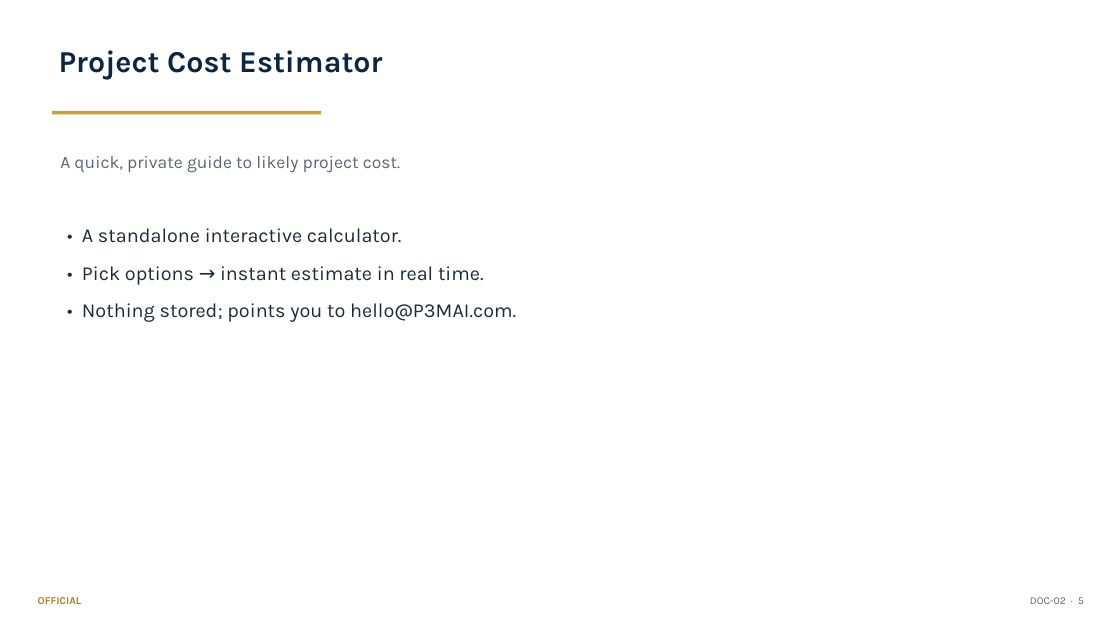
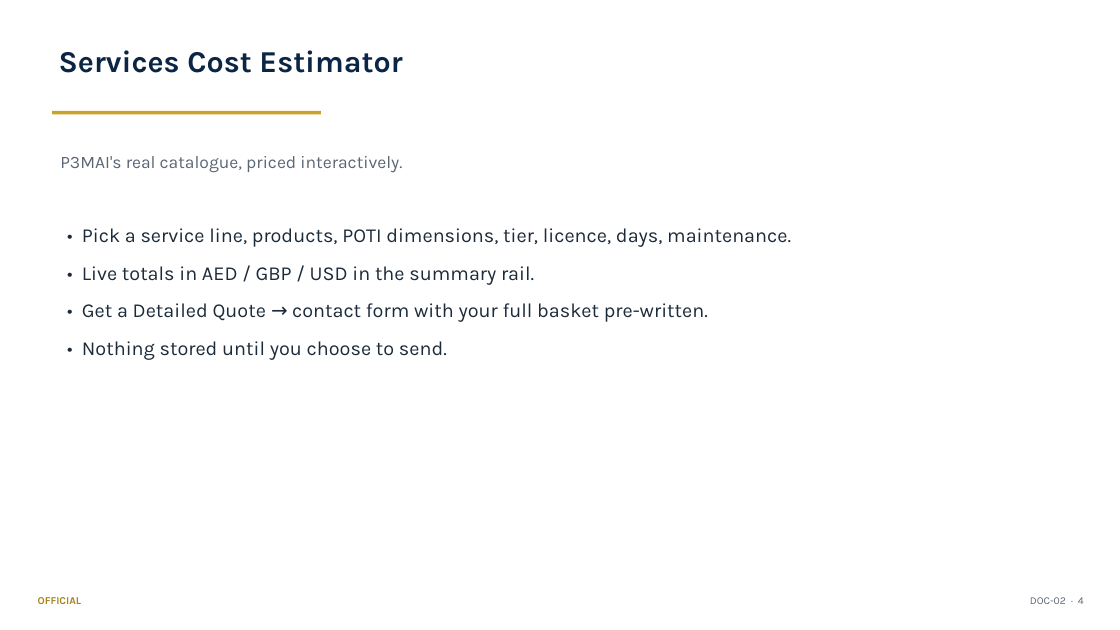
Before and after one commit to DRC63/p3mai-website, a slide deck: slide 4 of docs/02_User_Manual_Summary.pptx (slide 5 before the commit). Drawn at 1120x630 pixels with LibreOffice and Linux fonts; fonts in the diff are those of the drawing. Boxes give left, top, right and bottom in pixels: in the first picture for what was removed or moved away, otherwise in the second. Text is boxed around its words. In the diff, an @@ line names an element or a change of style, - is before the commit and + after.

```diff
--- a/docs/02_User_Manual_Summary.pptx
+++ b/docs/02_User_Manual_Summary.pptx
@@ text at <box>59,50,402,73</box>: text changed @@
-Project Cost Estimator
+Services Cost Estimator
@@ text at <box>60,156,402,173</box>: text changed @@
-A quick, private guide to likely project cost.
+P3MAI's real catalogue, priced interactively.
@@ text at <box>82,228,791,360</box>: text changed @@
-• A standalone interactive calculator.
-• Pick options → instant estimate in real time.
-• Nothing stored; points you to hello@P3MAI.com.
+• Pick a service line, products, POTI dimensions, tier, licence, days, maintenance.
+• Live totals in AED / GBP / USD in the summary rail.
+• Get a Detailed Quote → contact form with your full basket pre-written.
+• Nothing stored until you choose to send.
@@ text at <box>1030,597,1084,604</box>: text changed @@
-DOC-02 · 5
+DOC-02 · 4
```
Also in this commit, not shown: 5 other slides changed, 13 other files.
